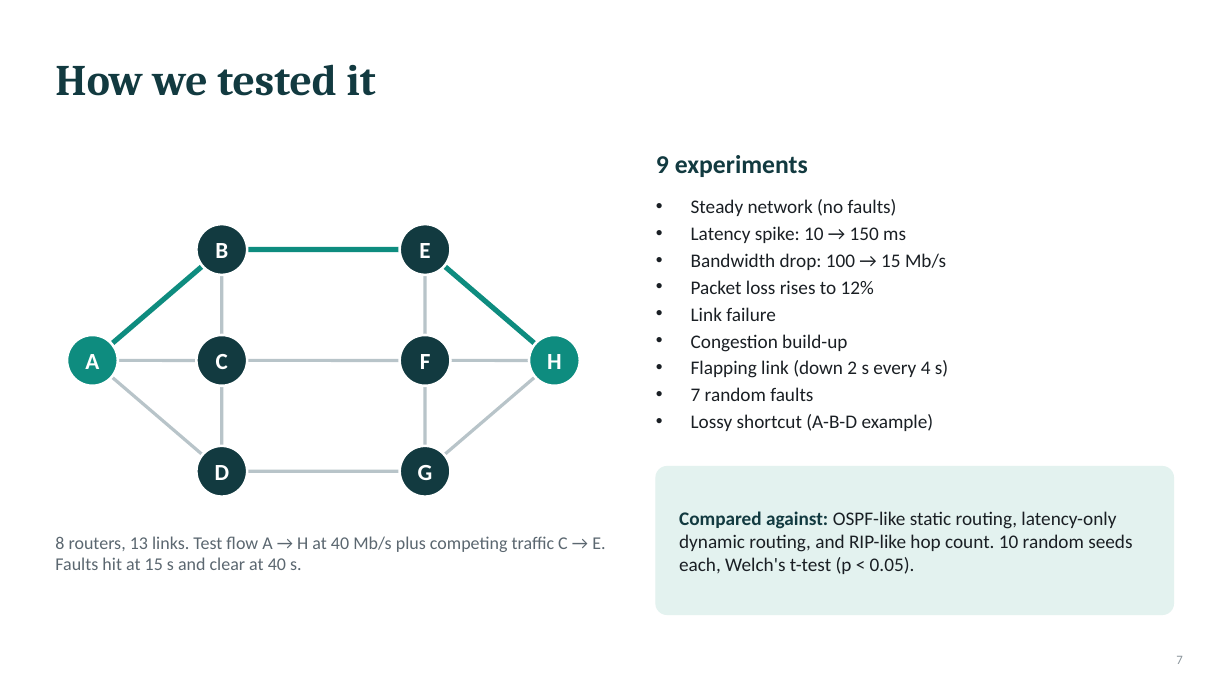
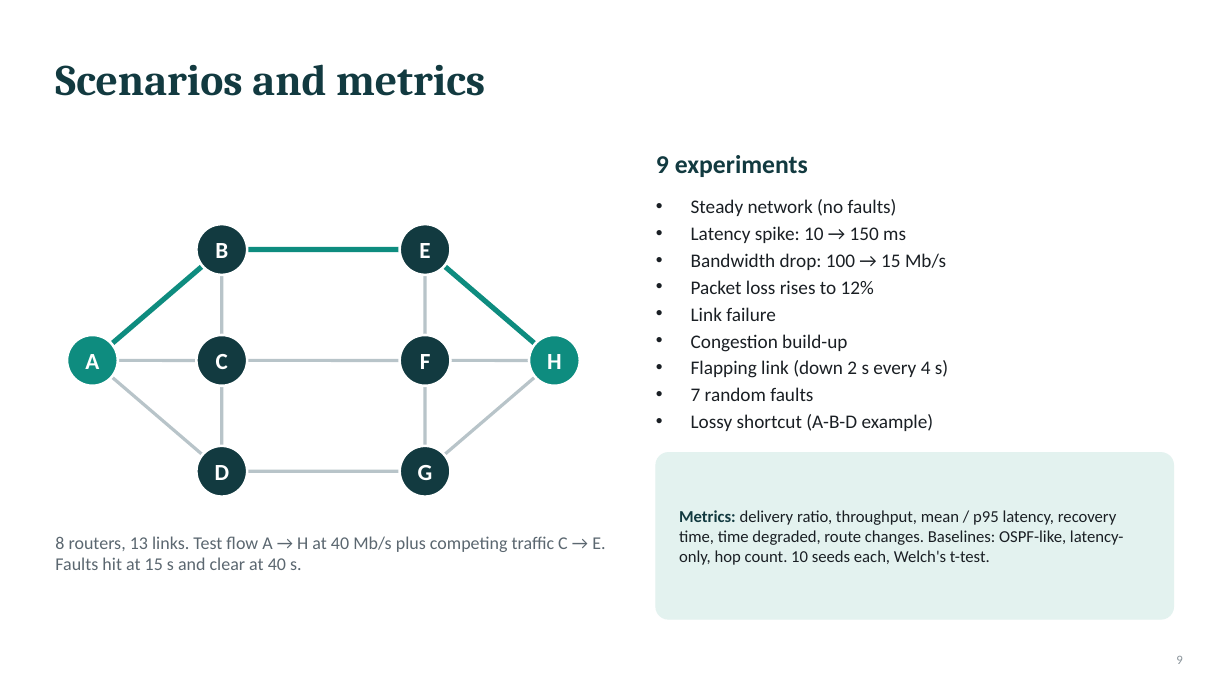
Before and after one commit to nehadamani0909/F2_Team18, a slide deck: slide 9 of submission/F2_Team18_PPT.pptx (slide 7 before the commit). Drawn at 1232x693 pixels with LibreOffice and Linux fonts; fonts in the diff are those of the drawing. Boxes give left, top, right and bottom in pixels: in the first picture for what was removed or moved away, otherwise in the second. Text is boxed around its words. In the diff, an @@ line names an element or a change of style, - is before the commit and + after.

```diff
--- a/submission/F2_Team18_PPT.pptx
+++ b/submission/F2_Team18_PPT.pptx
@@ title at [55,64,485,96]: text changed @@
-How we tested it
+Scenarios and metrics
@@ rounded rectangle: place and size @@
-rounded rectangle at [656,467,1174,615]
+rounded rectangle at [656,453,1174,619]
@@ text at [679,510,1123,565]: text changed; size 15 to 13 pt @@
-Compared against: OSPF-like static routing, latency-only dynamic routing, and RIP-like hop count. 10 random seeds each, Welch's t-test (p < 0.05).
+Metrics: delivery ratio, throughput, mean / p95 latency, recovery time, time degraded, route changes. Baselines: OSPF-like, latency-only, hop count. 10 seeds each, Welch's t-test.
```
Also in this commit, not shown: 11 other slides changed, 4 slides added, 2 other files.
